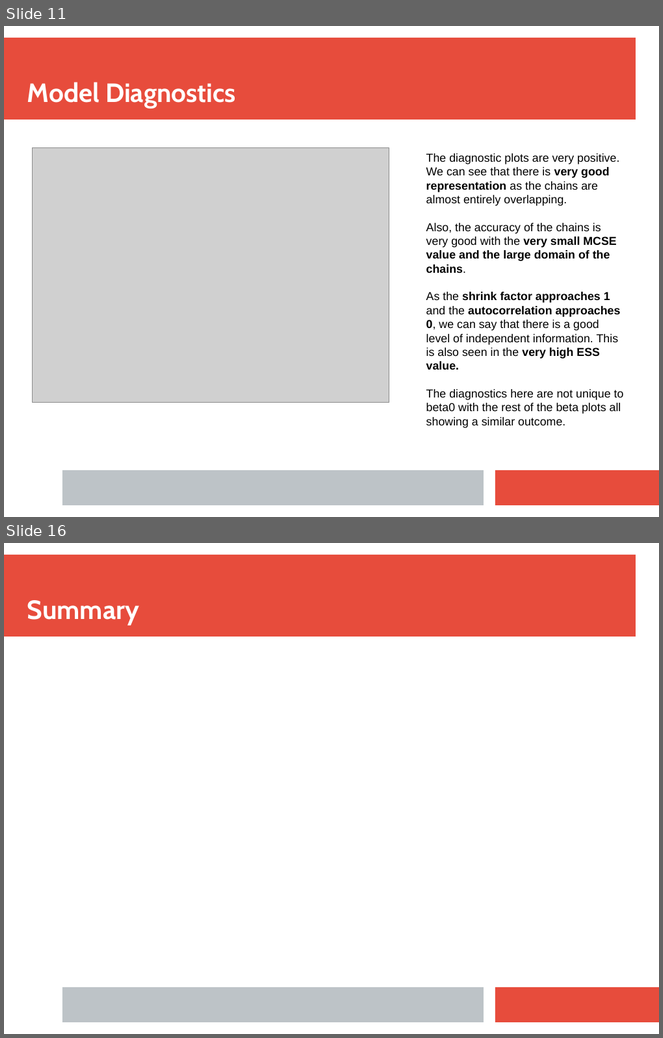
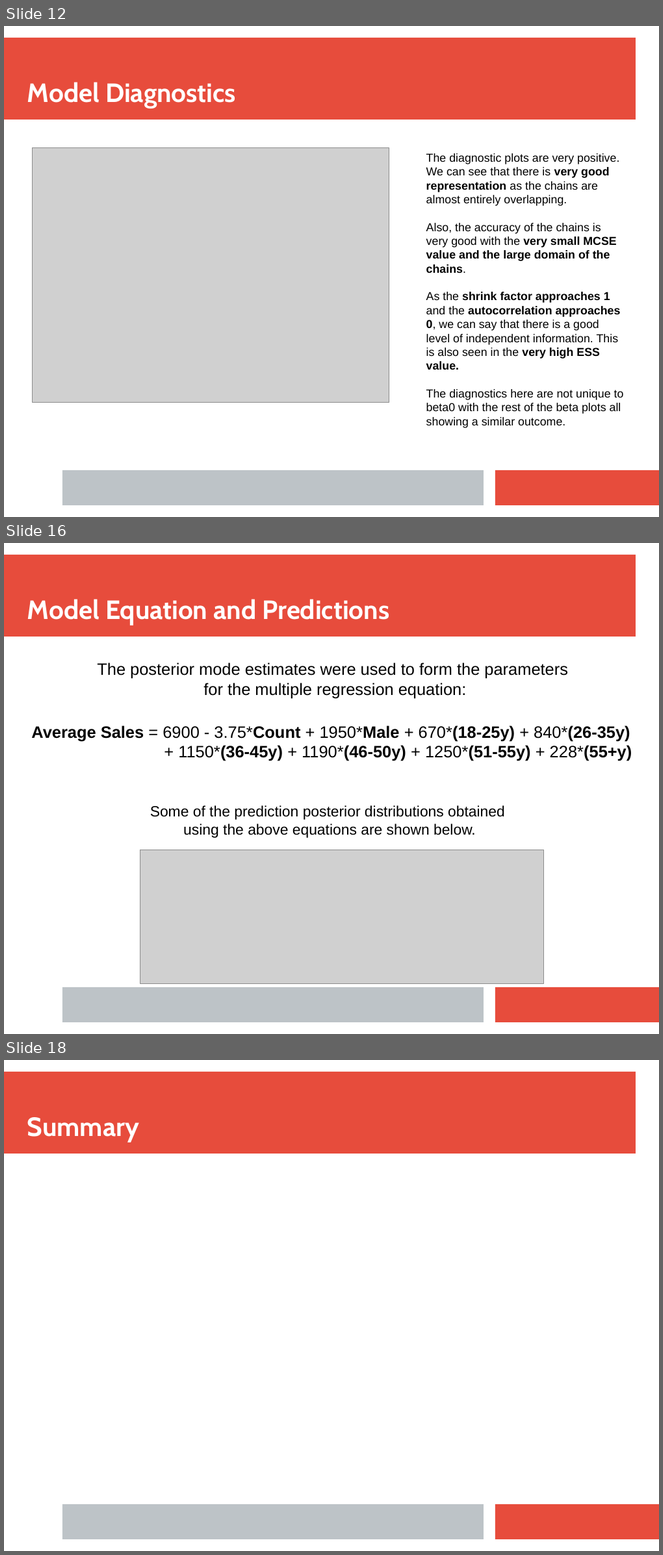
Before and after one commit to tim-kirkbride/BayesianAssignment, a slide deck: Presentation.pptx. Shown one above the other, each under a label of ours: slides 11 and 16 before the commit, slides 12, 16 and 18 after it; the slides between them are not shown. The pictures are 663x1038 and 663x1555 pixels, drawn with LibreOffice and Linux fonts; fonts in the diff are those of the drawing; grey boxes stand for pictures. Boxes give left, top, right and bottom in pixels: in the first picture for what was removed or moved away, otherwise in the second. Text is boxed around its words. In the diff, an @@ line names an element or a change of style, - is before the commit and + after.

```diff
--- a/Presentation.pptx
+++ b/Presentation.pptx
@@ slide 16 added at (4,543,659,1034), background #FFFFFF; not listed: 3 template elements that a slide beside it also shows @@
@@ text added at (27,599,390,626), 32 pt, text #FFFFFF, bold @@
+Model Equation and Predictions
@@ text added at (97,663,568,698), 20 pt, text #000000 @@
+The posterior mode estimates were used to form the parameters
+for the multiple regression equation:
@@ text added at (31,726,633,761), 20 pt, text #000000, bold @@
+Average Sales = 6900 - 3.75*Count + 1950*Male + 670*(18-25y) + 840*(26-35y)
++ 1150*(36-45y) + 1190*(46-50y) + 1250*(51-55y) + 228*(55+y)
@@ text added at (150,806,505,838), 18 pt, text #000000 @@
+Some of the prediction posterior distributions obtained
+using the above equations are shown below.
@@ picture added at (140,850,544,984) @@
@@ what was slide 11 is now slide 12 @@
@@ what was slide 16 is now slide 18 @@
```
Also in this commit, not shown: 5 slides changed, 5 other slides added, 1 slide removed, 1 other file.
